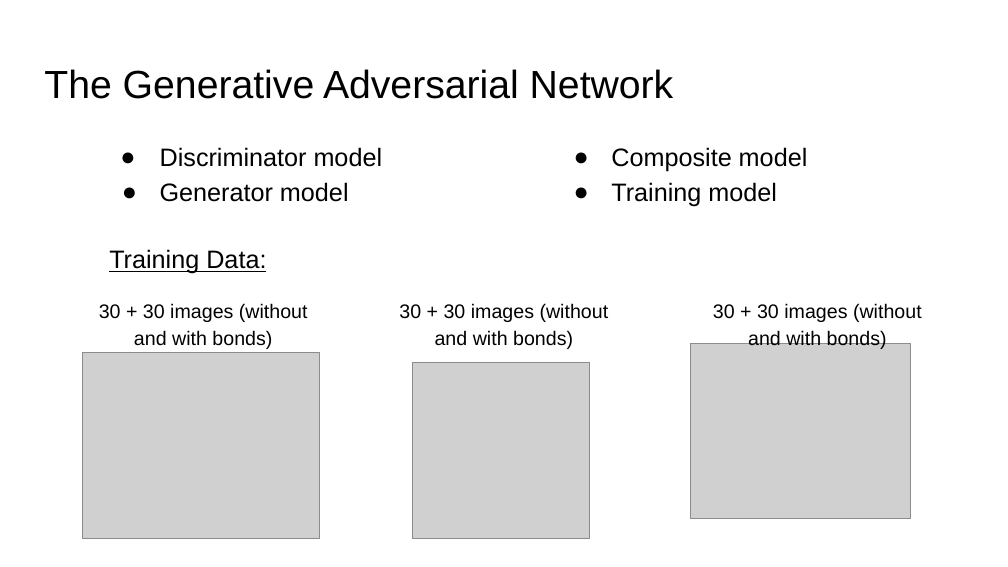
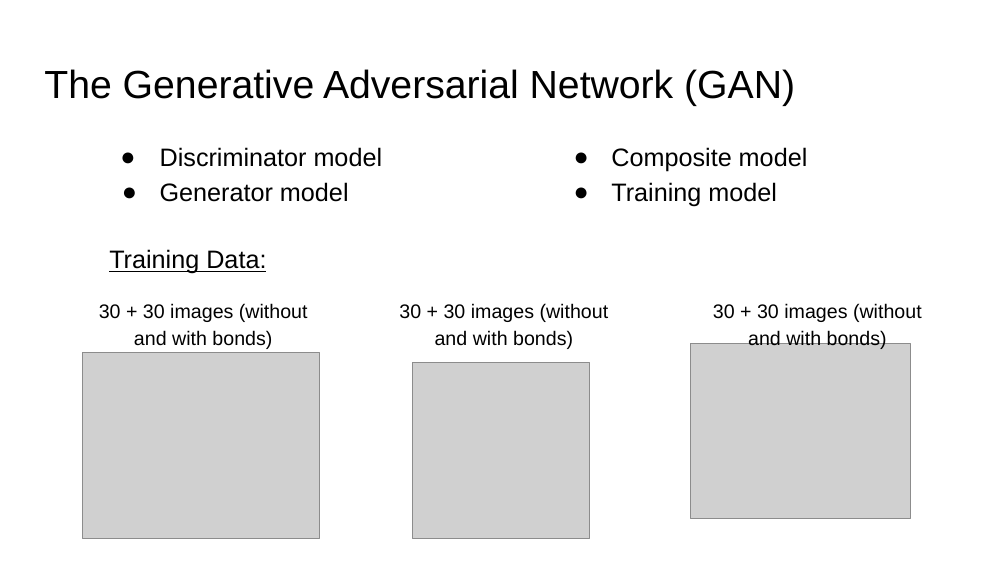
Before and after one commit to adriensaremi/Springboard, a slide deck: slide 7 of Capstone_2 - GAN and Mechanical Networks /Slides.pptx. Drawn at 1008x567 pixels with LibreOffice and Linux fonts; fonts in the diff are those of the drawing; grey boxes stand for pictures. Boxes give left, top, right and bottom in pixels: in the first picture for what was removed or moved away, otherwise in the second. Text is boxed around its words. In the diff, an @@ line names an element or a change of style, - is before the commit and + after.

```diff
--- a/Capstone_2 - GAN and Mechanical Networks /Slides.pptx
+++ b/Capstone_2 - GAN and Mechanical Networks /Slides.pptx
@@ title at [44, 69, 795, 106]: text changed @@
-The Generative Adversarial Network
+The Generative Adversarial Network (GAN)
```
Also in this commit, not shown: 3 other slides changed, 1 slide added, 1 slide removed, 6 other files.
